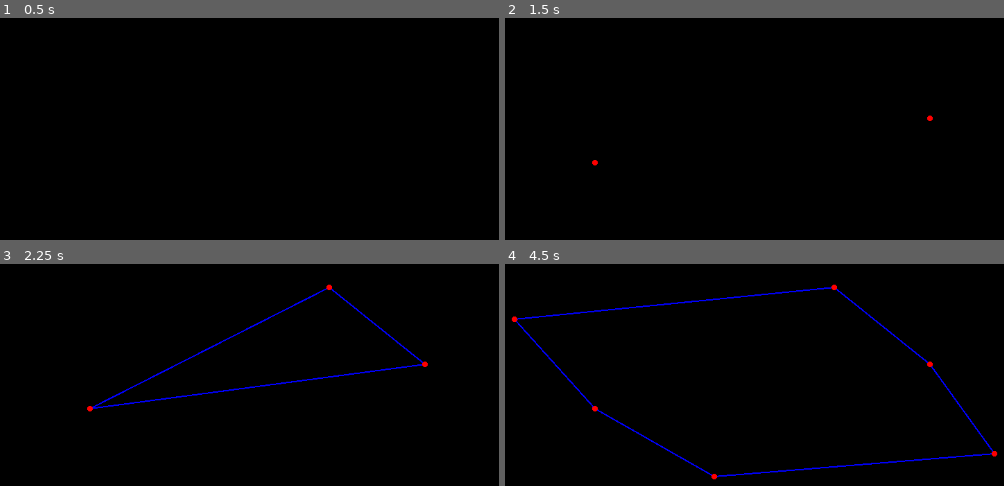
Above: before the commit, frames 1-4 (two rows, left to right).
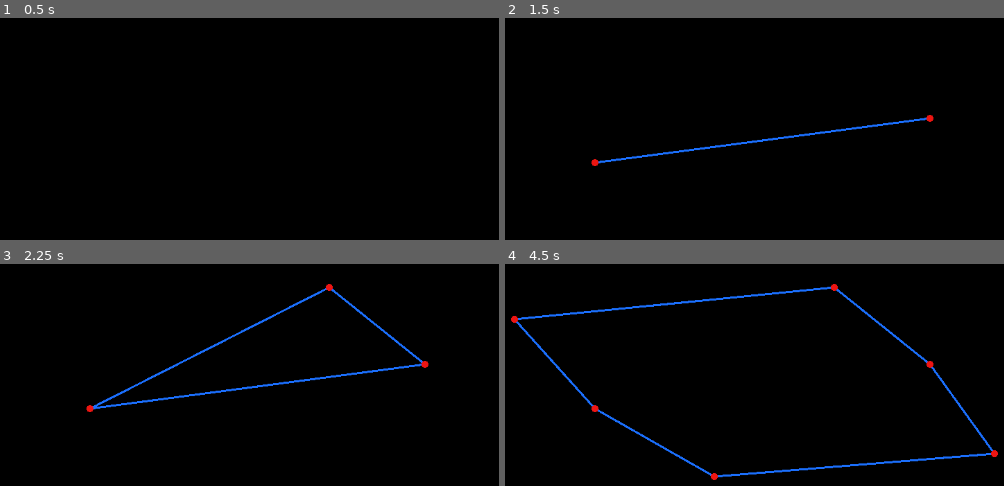
Above: after the commit, the same moments.

Repository: TheBogdichHD/godot-convex-hull-jarvis
Game: Godot game, scene res://main.tscn
The game is run twice, just before and just after one commit, with the same random seed, the same clock (stepped at 60 frames per second) and the same inputs.
Inputs (mouse positions are in pixels of both pictures, inside the frame that each line leads up to):
- Up to frame 1 (0.5 s): no input
- Up to frame 2 (1.5 s): tap Enter at 0.5 s; move the mouse to (929, 117) at 0.52 s; click (929, 117) at 0.67 s; tap Space at 1.25 s; move the mouse to (594, 162) at 1.27 s; click (594, 162) at 1.42 s
- Up to frame 3 (2.25 s): tap Enter at 2 s; move the mouse to (329, 288) at 2.02 s; click (329, 288) at 2.17 s
- Up to frame 4 (4.5 s): tap Space at 2.75, 4.25 s; move the mouse to (714, 477) at 2.77 s; click (714, 477) at 2.92 s; tap Enter at 3.5 s; move the mouse to (994, 454) at 3.52 s; click (994, 454) at 3.67 s; move the mouse to (514, 319) at 4.27 s; click (514, 319) at 4.42 s

Frame 1 is identical in both runs. In frame 2, 0.8% of the frame differs, in the area x 17-86%, y 43-67%; in frame 3, 1.7%; in frame 4, 2.6%, in the area x 1-99%, y 9-98%.

Commit message:
add point dragging and deleting

Diff:
--- a/main.gd
+++ b/main.gd
@@ -1,5 +1,4 @@
 extends Control
-
 
 @export_category("Point")
 @export var point_radius = 4
@@ -8,66 +7,91 @@
 @export var line_width = 2
 @export var line_color = Color.BLUE
 
-
 var points = []
+var selected_point = -1
 
 
 func _draw():
-	for point in points:
-		draw_circle(point, point_radius, point_color)
-
-	if points.size() < 3:
+	if points.size() < 2:
+		for point in points:
+			draw_circle(point, point_radius, point_color)
 		return
 
-	var H = jarvismarch(points)
+	var convex_hull = jarvis_march()
 
-	for i in range(H.size()-1):
-		draw_line(points[H[i]], points[H[i+1]], line_color, line_width)
+	for i in range(convex_hull.size()-1):
+		draw_line(points[convex_hull[i]], points[convex_hull[i+1]], line_color, line_width)
 
-	draw_line(points[H[-1]], points[H[0]], line_color, line_width)
+	draw_line(points[convex_hull[-1]], points[convex_hull[0]], line_color, line_width)
 
 	for point in points:
 		draw_circle(point, point_radius, point_color)
 
 
+func calculate_orientation(p, q, r):
+	return (q.x - p.x) * (r.y - p.y) - (q.y - p.y) * (r.x - p.x)
+
+
+func jarvis_march():
+	var num_points = points.size()
+
+	var point_indices = []
+	for i in range(num_points):
+		point_indices.append(i)
+
+	for i in range(1, num_points):
+		if points[point_indices[i]].x < points[point_indices[0]].x:
+			var temp = point_indices[i]
+			point_indices[i] = point_indices[0]
+			point_indices[0] = temp
+
+	var convex_hull = [point_indices[0]]
+
+	point_indices.remove_at(0)
+	point_indices.append(convex_hull[0])
+
+	while true:
+		var rightmost = 0
+
+		for i in range(1, point_indices.size()):
+			if calculate_orientation(
+					points[convex_hull[-1]],
+					points[point_indices[rightmost]],
+					points[point_indices[i]]) < 0:
+				rightmost = i
+
+		if point_indices[rightmost] == convex_hull[0]:
+			break
+		else:
+			convex_hull.append(point_indices[rightmost])
+			point_indices.remove_at(rightmost)
+
+	return convex_hull
+
+
 func _on_panel_gui_input(event: InputEvent) -> void:
 	if event is InputEventMouseButton:
-		var mouse_pos = event.global_position
 		if event.button_index == MOUSE_BUTTON_LEFT and event.pressed:
+			var mouse_pos = event.global_position
 			points.append(mouse_pos)
 			queue_redraw()
-
-
-func rotate(P, Q, R):
-	return (Q[0] - P[0]) * (R[1] - P[1]) - (Q[1] - P[1]) * (R[0] - P[0])
-
-
-func jarvismarch(A):
-	var n = A.size()
-	var P = []
-	for i in range(n):
-		P.append(i)
-
-	# start point
-	for i in range(1, n):
-		if A[P[i]][0] < A[P[0]][0]:
-			var temp = P[i]
-			P[i] = P[0]
-			P[0] = temp
-
-	var H = [P[0]]
-	P.remove_at(0)
-	P.append(H[0])
-
-	while true:
-		var right = 0
-		for i in range(1, P.size()):
-			if rotate(A[H[-1]], A[P[right]], A[P[i]]) < 0:
-				right = i
-
-		if P[right] == H[0]:
-			break
-		else:
-			H.append(P[right])
-			P.remove_at(right)
-	return H
+		elif event.button_index == MOUSE_BUTTON_RIGHT and event.pressed:
+			var mouse_pos = event.global_position
+			for i in range(points.size()):
+				if mouse_pos.distance_to(points[i]) <= point_radius+5:
+					points.remove_at(i)
+					queue_redraw()
+					return
+		elif event.button_index == MOUSE_BUTTON_MIDDLE and event.pressed:
+			var mouse_pos = event.global_position
+			for i in range(points.size()):
+				if mouse_pos.distance_to(points[i]) <= point_radius+5:
+					selected_point = i
+					queue_redraw()
+					return
+		elif event.button_index == MOUSE_BUTTON_MIDDLE and not event.pressed:
+			selected_point = -1
+	elif event is InputEventMouseMotion and selected_point >= 0:
+		var mouse_pos = event.global_position
+		points[selected_point] = mouse_pos
+		queue_redraw()
--- a/main.tscn
+++ b/main.tscn
@@ -1,7 +1,7 @@
 [gd_scene load_steps=4 format=3 uid="uid://cn4j3rabihf56"]
 
 [ext_resource type="Script" path="res://main.gd" id="1_bue1h"]
-[ext_resource type="PackedScene" uid="uid://bcigrroowteo1" path="res://world_environment.tscn" id="2_j2ygk"]
+[ext_resource type="Environment" uid="uid://n1wgookhgjyh" path="res://world_environment.tres" id="2_8v1je"]
 
 [sub_resource type="StyleBoxEmpty" id="StyleBoxEmpty_02rdm"]
 
@@ -13,6 +13,10 @@
 grow_horizontal = 2
 grow_vertical = 2
 script = ExtResource("1_bue1h")
+point_radius = 5
+point_color = Color(0.92549, 0.0941176, 0.0823529, 1)
+line_width = 3
+line_color = Color(0.117822, 0.434153, 0.977816, 1)
 
 [node name="Panel" type="Panel" parent="."]
 layout_mode = 1
@@ -23,6 +27,7 @@
 grow_vertical = 2
 theme_override_styles/panel = SubResource("StyleBoxEmpty_02rdm")
 
-[node name="WorldEnvironment" parent="." instance=ExtResource("2_j2ygk")]
+[node name="WorldEnvironment" type="WorldEnvironment" parent="."]
+environment = ExtResource("2_8v1je")
 
 [connection signal="gui_input" from="Panel" to="." method="_on_panel_gui_input"]
--- a/project.godot
+++ b/project.godot
@@ -21,4 +21,5 @@
 
 [rendering]
 
+renderer/rendering_method="mobile"
 environment/defaults/default_clear_color=Color(0, 0, 0, 1)
--- /dev/null
+++ b/world_environment.tres
@@ -0,0 +1,11 @@
+[gd_resource type="Environment" format=3 uid="uid://n1wgookhgjyh"]
+
+[resource]
+background_mode = 3
+glow_enabled = true
+glow_normalized = true
+glow_intensity = 2.43
+glow_strength = 1.32
+glow_bloom = 0.17
+glow_blend_mode = 1
+glow_hdr_threshold = 0.79
--- a/world_environment.tscn
+++ /dev/null
@@ -1,14 +0,0 @@
-[gd_scene load_steps=2 format=3 uid="uid://bcigrroowteo1"]
-
-[sub_resource type="Environment" id="Environment_iootg"]
-background_mode = 3
-glow_enabled = true
-glow_normalized = true
-glow_intensity = 2.43
-glow_strength = 1.32
-glow_bloom = 0.17
-glow_blend_mode = 1
-glow_hdr_threshold = 0.79
-
-[node name="WorldEnvironment" type="WorldEnvironment"]
-environment = SubResource("Environment_iootg")
